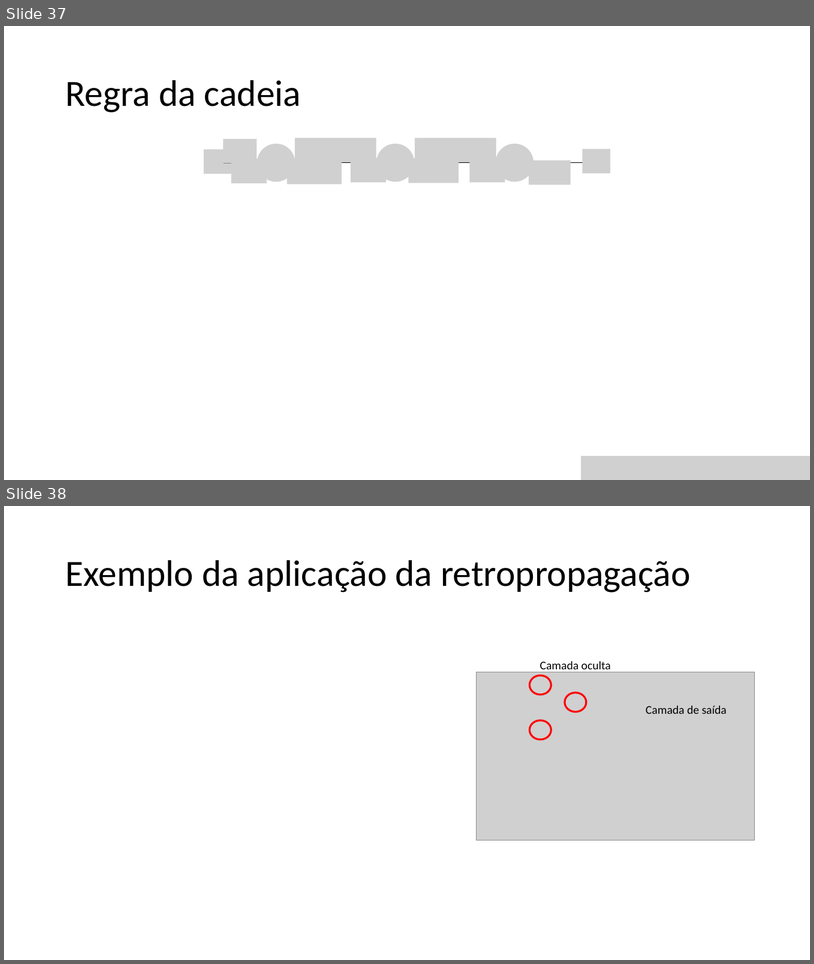
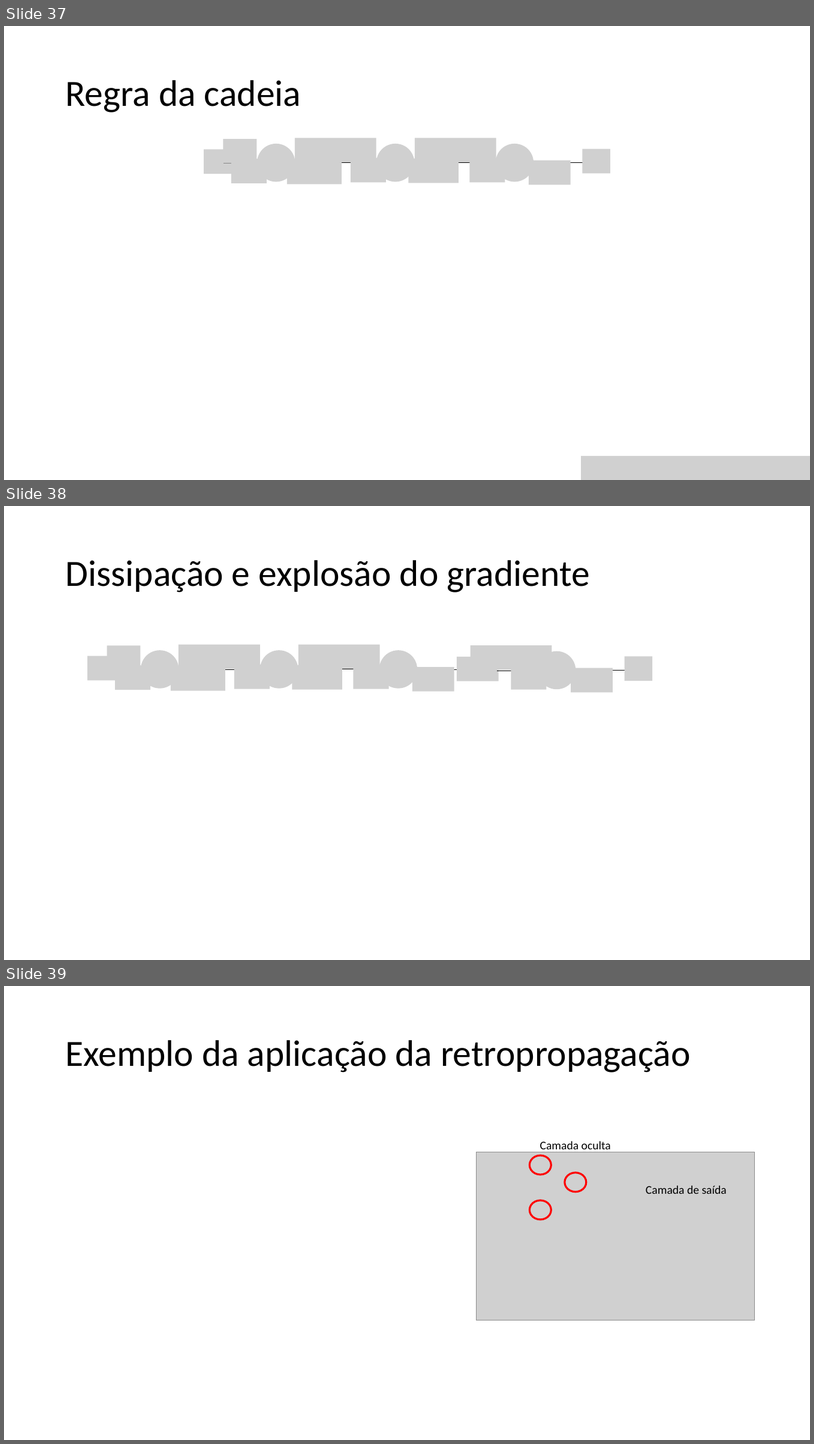
Before and after one commit to zz4fap/c24_inteligencia_artificial, a slide deck: slides/C24_MLP.pptx. Shown one above the other, each under a label of ours: slides 37 and 38 before the commit, slides 37, 38 and 39 after it. The pictures are 814x964 and 814x1444 pixels, drawn with LibreOffice and Linux fonts; fonts in the diff are those of the drawing; grey boxes stand for pictures. Boxes give left, top, right and bottom in pixels: in the first picture for what was removed or moved away, otherwise in the second. Text is boxed around its words. In the diff, an @@ line names an element or a change of style, - is before the commit and + after.

```diff
--- a/slides/C24_MLP.pptx
+++ b/slides/C24_MLP.pptx
@@ slide 38 added at [4,506,810,960], background #FFFFFF @@
@@ title added at [65,560,590,592], 44 pt, text #000000 @@
+Dissipação e explosão do gradiente
@@ group added at [87,645,653,692]: 19 pictures, 4 arrows, 2 lines @@
@@ what was slide 38 is now slide 39 @@
```
Also in this commit, not shown: 1 slide changed.
